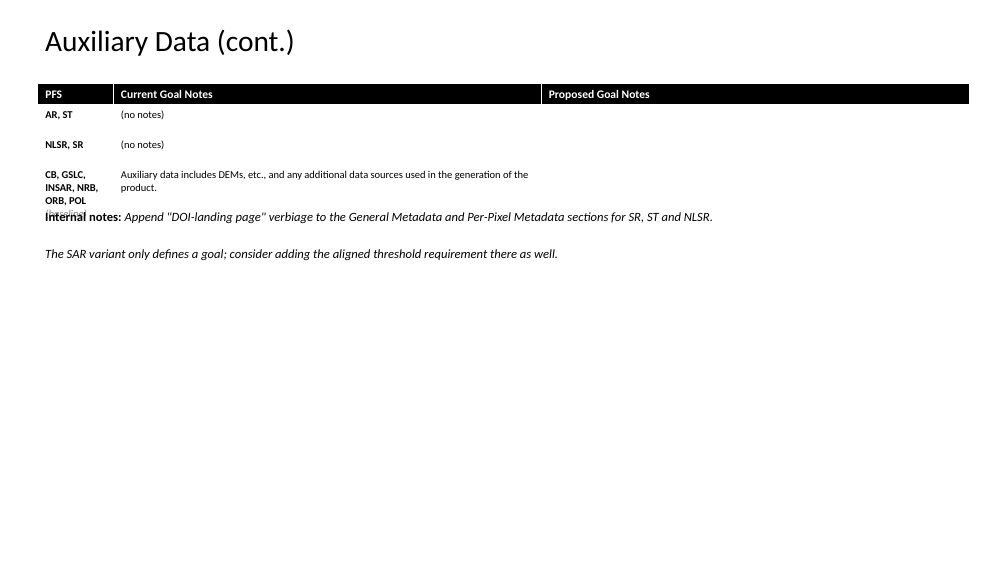
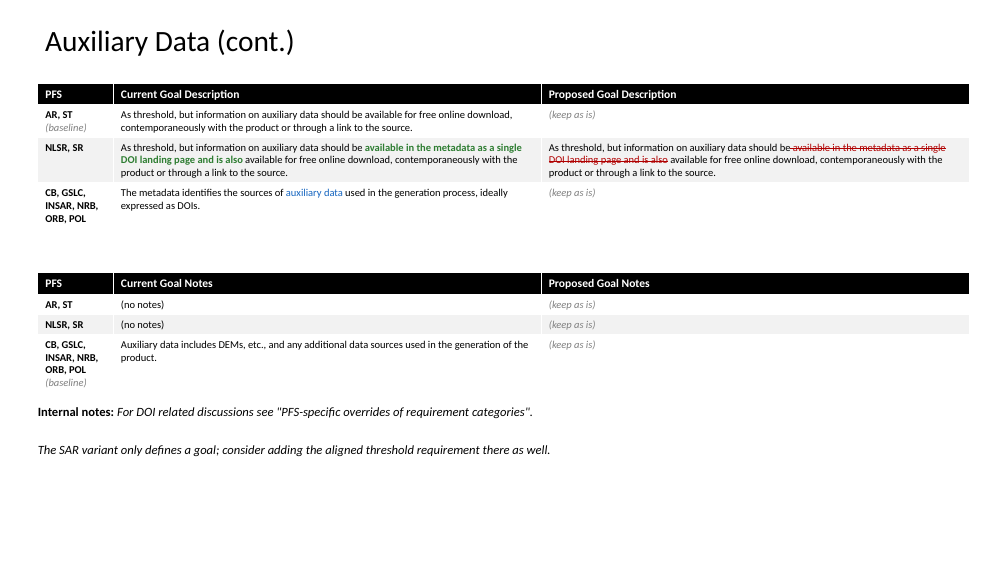
Before and after one commit to ceos-org/ceos-ard, a slide deck: slide 28 of differences.pptx (slide 30 before the commit). Drawn at 1008x567 pixels with LibreOffice and Linux fonts; fonts in the diff are those of the drawing. Boxes give left, top, right and bottom in pixels: in the first picture for what was removed or moved away, otherwise in the second. Text is boxed around its words. In the diff, an @@ line names an element or a change of style, - is before the commit and + after.

```diff
--- a/differences.pptx
+++ b/differences.pptx
@@ table at (x1=38, y1=83, x2=969, y2=227) @@
-row 1, column 2: Current Goal Notes
+row 1, column 2: Current Goal Description
-row 1, column 3: Proposed Goal Notes
+row 1, column 3: Proposed Goal Description
-row 2: AR, ST | (no notes) | 
+row 2: AR, ST / (baseline) | As threshold, but information on auxiliary data should be available for free online download, contemporaneously with the product or through a link to the source. | (keep as is)
-row 3, column 2: (no notes)
+row 3, column 2: As threshold, but information on auxiliary data should be available in the metadata as a single DOI landing page and is also available for free online download, contemporaneously with the product or through a link to the source.
-row 3, column 3: 
+row 3, column 3: As threshold, but information on auxiliary data should be available in the metadata as a single DOI landing page and is also available for free online download, contemporaneously with the product or through a link to the source.
-row 4: CB, GSLC, INSAR, NRB, ORB, POL / (baseline) | Auxiliary data includes DEMs, etc., and any additional data sources used in the generation of the product. | 
+row 4: CB, GSLC, INSAR, NRB, ORB, POL | The metadata identifies the sources of auxiliary data used in the generation process, ideally expressed as DOIs. | (keep as is)
@@ fill #FFFFFF to #F2F2F2 in row 3 @@
@@ text removed at (x1=45, y1=212, x2=713, y2=260) @@
-Internal notes: Append "DOI-landing page" verbiage to the General Metadata and Per-Pixel Metadata sections for SR, ST and NLSR.
-The SAR variant only defines a goal; consider adding the aligned threshold requirement there as well.
@@ table added at (x1=38, y1=273, x2=969, y2=391), 4 rows, 3 columns @@
+PFS | Current Goal Notes | Proposed Goal Notes
+AR, ST | (no notes) | (keep as is)
+NLSR, SR | (no notes) | (keep as is)
+CB, GSLC, INSAR, NRB, ORB, POL / (baseline) | Auxiliary data includes DEMs, etc., and any additional data sources used in the generation of the product. | (keep as is)
@@ text added at (x1=38, y1=407, x2=551, y2=456), 12 pt, text #000000, italic @@
+Internal notes: For DOI related discussions see "PFS-specific overrides of requirement categories".
+The SAR variant only defines a goal; consider adding the aligned threshold requirement there as well.
```
Also in this commit, not shown: 69 other slides changed, 6 slides added, 8 slides removed, 3 other files.
